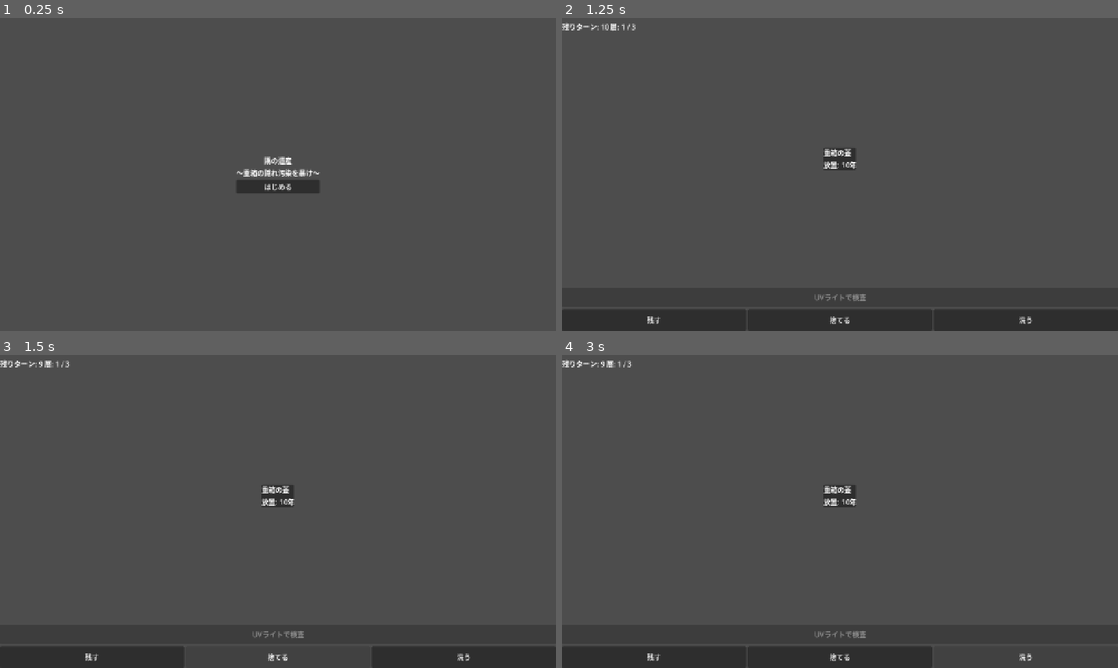
Above: before the commit, frames 1-4 (two rows, left to right).
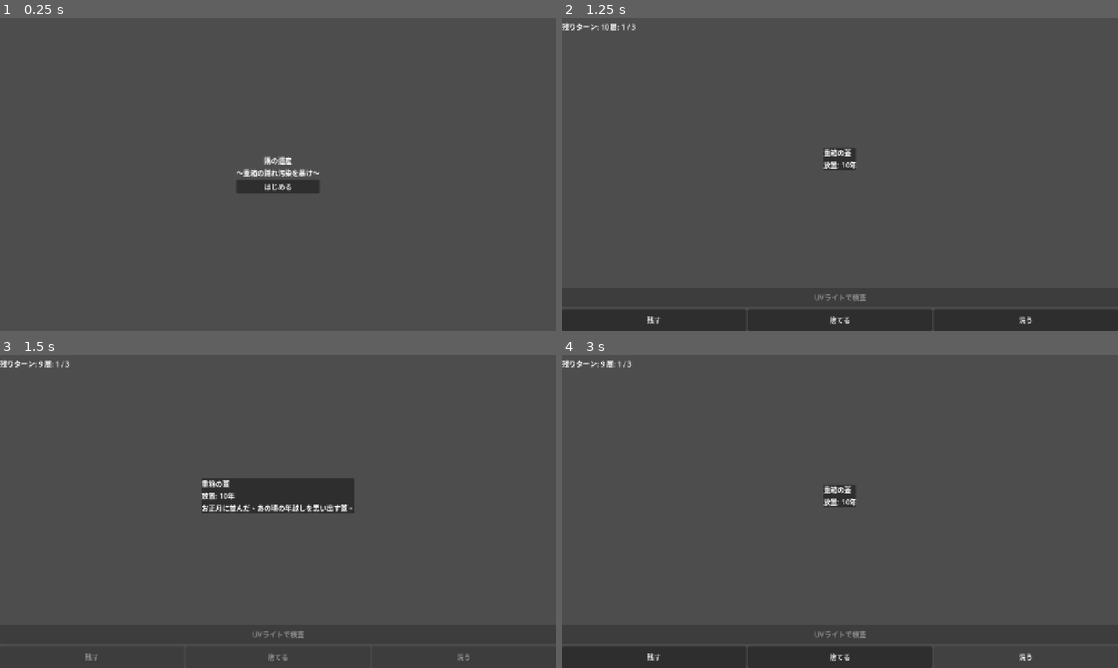
Above: after the commit, the same moments.

Repository: terisuke/legacy-corner
Game: Godot game, scene res://scenes/main/main.tscn
Same seed, same stepped clock (60 frames per second), same inputs: the game is played once before the commit and once after it.
Inputs (mouse positions are in pixels of both pictures, inside the frame that each line leads up to):
- Up to frame 1 (0.25 s): no input
- Up to frame 2 (1.25 s): click "はじめる" at 0.5 s
- Up to frame 3 (1.5 s): click "捨てる" at 1.25 s
- Up to frame 4 (3 s): click (656, 658) at 2 s, where only the run before the commit has a clickable "残す"; click (1023, 658) at 2.75 s, where only the run before the commit has a clickable "洗う"

Frames 1-2 are identical in both runs. In frame 3, 2.7% of the frame differs, in the area x 15-85%, y 39-98%; in frame 4, nothing differs.

Commit message:
fix: add 1.5s delay for regret memory display before advancing
claude-review MEDIUM: regret memory text was instantly destroyed by
_advance_to_next() → queue_free(). Now waits 1.5s after discard
so the player can see the memory text before the card is replaced.

Co-Authored-By: Claude Opus 4.6 (1M context) <noreply@anthropic.com>

Diff:
--- a/scenes/main/main.gd
+++ b/scenes/main/main.gd
@@ -135,7 +135,11 @@
 		return
 	if not GameManager.use_turn():
 		return
-	# Memory text shown via regret_triggered signal
+	# If regret was triggered, delay advancement so player can see memory text
+	var res: Dictionary = result.get("result", {})
+	if res.get("triggered_regret", false):
+		_set_actions_enabled(false)
+		await get_tree().create_timer(1.5).timeout
 	_advance_to_next()
 
 
